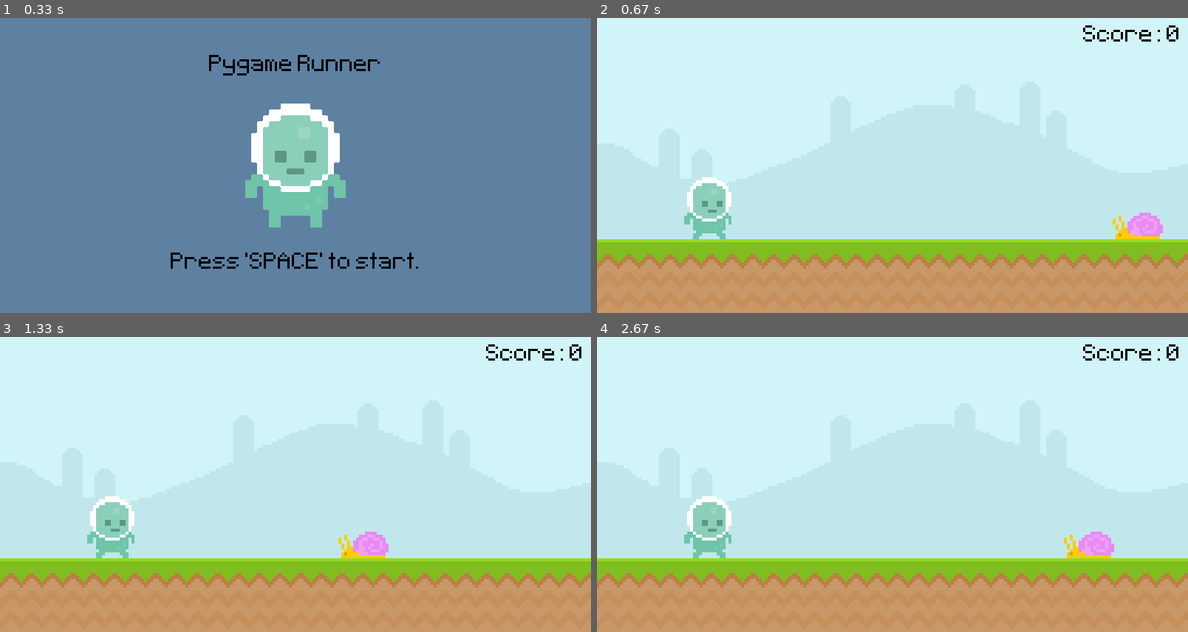
Above: before the commit, frames 1-4 (two rows, left to right).
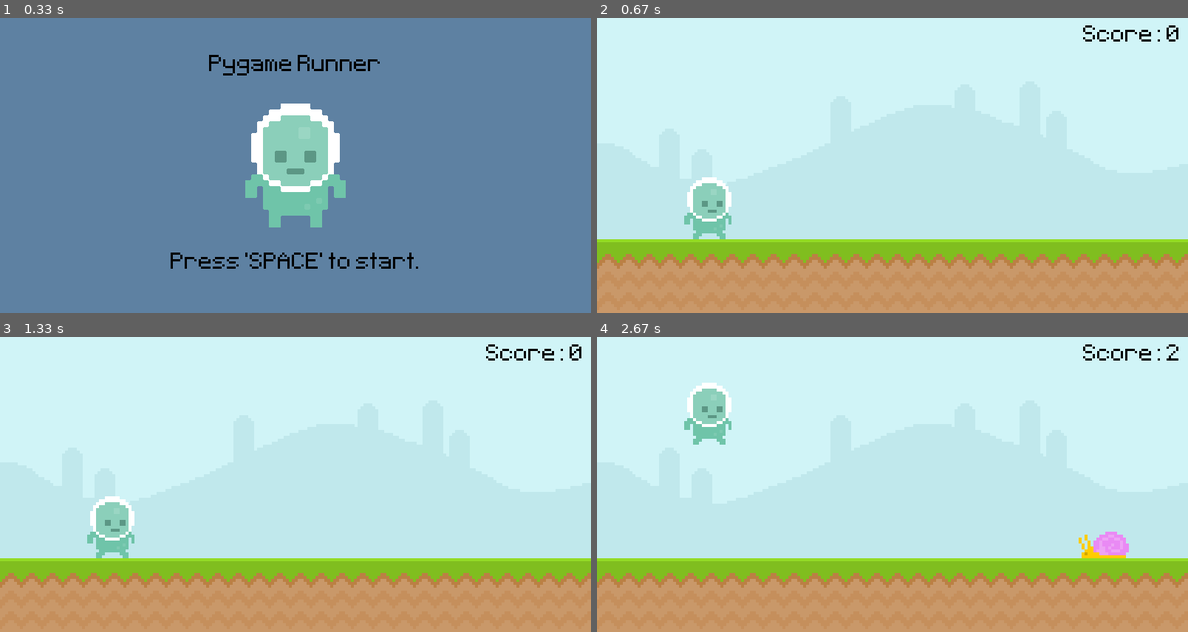
Above: after the commit, the same moments.

Repository: Zain-Khoso/pygame-runner
Game: pygame game, started from main.py
Same seed, same stepped clock (60 frames per second), same inputs: the game is played once before the commit and once after it.
Inputs (mouse positions are in pixels of both pictures, inside the frame that each line leads up to):
- Up to frame 1 (0.33 s): no input
- Up to frame 2 (0.67 s): click (892, 165) at 0.38 s
- Up to frame 3 (1.33 s): tap Space at 0.67, 1.07 s
- Up to frame 4 (2.67 s): tap Space at 1.37, 1.9, 2.2 s

Frame 1 is identical in both runs. In frame 2, 0.6% of the frame differs, in the area x 87-96%, y 66-75%; in frame 3, 0.6%; in frame 4, 3.2%, in the area x 14-99%, y 4-75%.

Commit message:
update: Multiple Snails

Diff:
--- a/main.py
+++ b/main.py
@@ -1,4 +1,5 @@
 from sys import exit
+from random import randint
 import pygame
 
 
@@ -8,6 +9,17 @@
     score_rect = score_surf.get_rect(topright=(790, 10))
     screen.blit(score_surf, score_rect)
     return current_time
+
+
+def obsticle_movement(obsticle_list):
+    if obsticle_list:
+        for obsticle_rect in obsticle_list:
+            obsticle_rect.x -= 5
+
+            screen.blit(snail_surf, obsticle_rect)
+
+        obsticle_list = [obsticle for obsticle in obsticle_list if obsticle.x > -100]
+    return obsticle_list
 
 
 pygame.init()
@@ -40,6 +52,8 @@
 player_stand_surf = pygame.transform.scale2x(player_stand_surf)
 player_stand_rect = player_stand_surf.get_rect(center=(400, 200))
 
+obsticle_timer = pygame.USEREVENT + 1
+pygame.time.set_timer(obsticle_timer, 1800)
 
 while True:
     for event in pygame.event.get():
@@ -55,6 +69,11 @@
             if event.type == pygame.KEYDOWN:
                 if event.key == pygame.K_SPACE and player_rect.bottom == 300:
                     player_gravity = -20
+
+            if event.type == obsticle_timer:
+                obsticle_rect_list.append(
+                    snail_surf.get_rect(bottomleft=(randint(900, 1100), 300))
+                )
         else:
             if event.type == pygame.MOUSEBUTTONDOWN or (
                 event.type == pygame.KEYDOWN and event.key == pygame.K_SPACE
@@ -68,10 +87,6 @@
 
         score = display_score()
 
-        snail_rect.x -= 6
-        if snail_rect.right <= 0:
-            snail_rect.left = 800
-
         screen.blit(snail_surf, snail_rect)
 
         player_gravity += 1
@@ -79,6 +94,8 @@
         if player_rect.bottom > 300:
             player_rect.bottom = 300
         screen.blit(player_surf, player_rect)
+
+        obsticle_rect_list = obsticle_movement(obsticle_rect_list)
 
         if player_rect.colliderect(snail_rect):
             game_active = False
